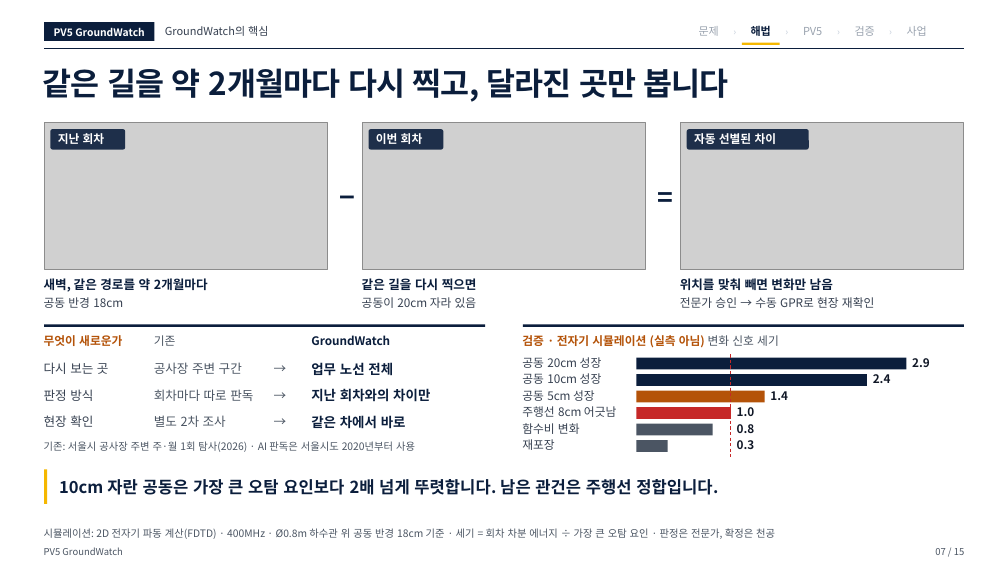
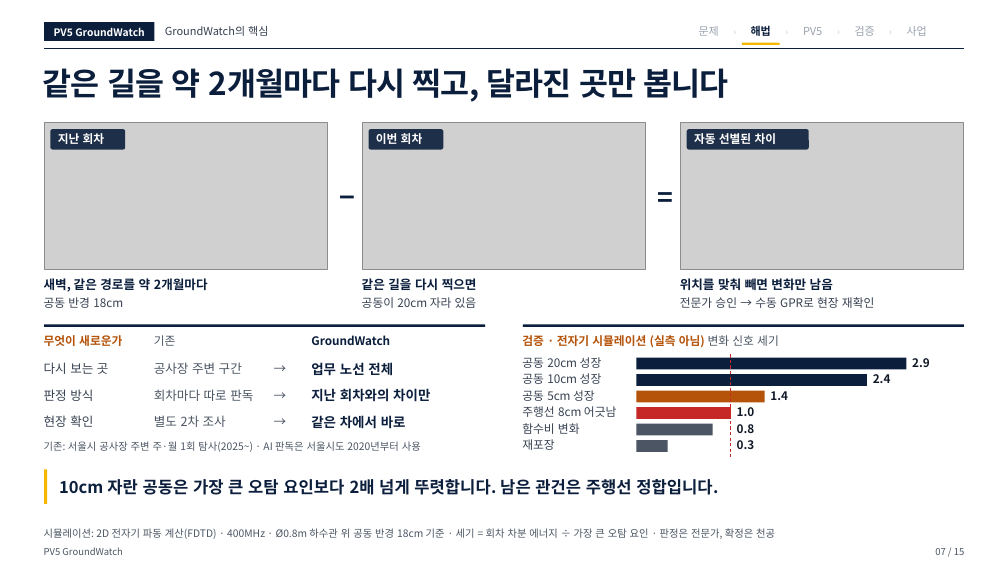
Before and after one commit to woojin-choe/pv5-hose-lab, a slide deck: slide 7 of ppt_all/PV5_GroundWatch_10_24.pptx. Drawn at 1008x567 pixels with LibreOffice and Linux fonts; fonts in the diff are those of the drawing; grey boxes stand for pictures. Boxes give left, top, right and bottom in pixels: in the first picture for what was removed or moved away, otherwise in the second. Text is boxed around its words. In the diff, an @@ line names an element or a change of style, - is before the commit and + after.

```diff
--- a/ppt_all/PV5_GroundWatch_10_24.pptx
+++ b/ppt_all/PV5_GroundWatch_10_24.pptx
@@ text at bbox=[44, 441, 421, 452]: text changed @@
-기존: 서울시 공사장 주변 주·월 1회 탐사(2026) · AI 판독은 서울시도 2020년부터 사용
+기존: 서울시 공사장 주변 주·월 1회 탐사(2025~) · AI 판독은 서울시도 2020년부터 사용
```
Also in this commit, not shown: 9 other slides changed, 14 other files.
